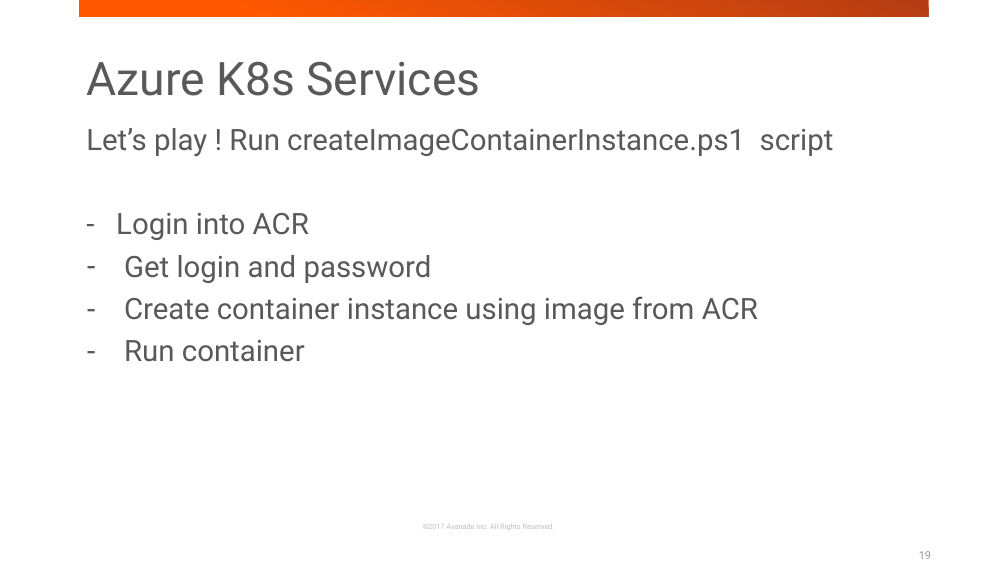
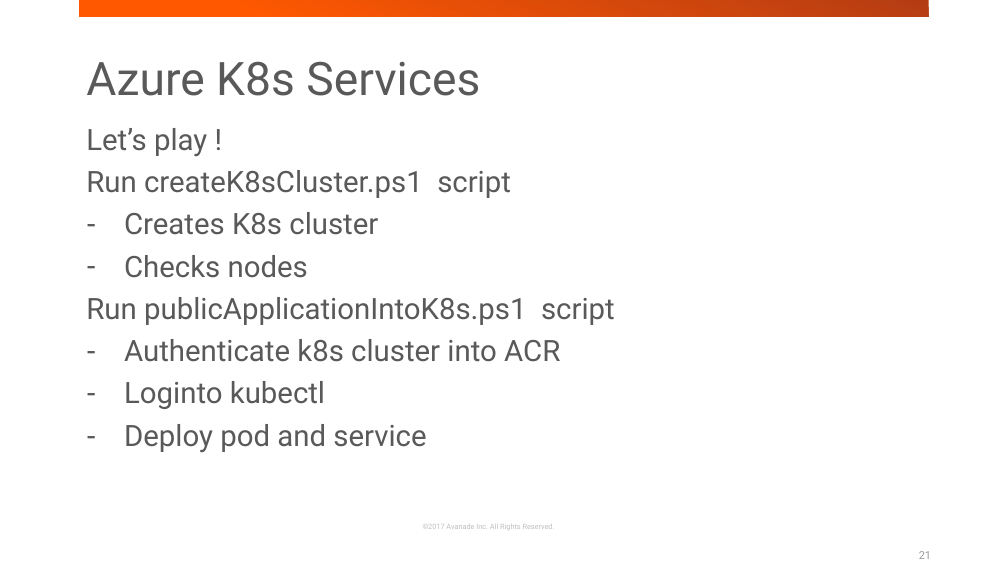
Before and after one commit to jakubgw/azure-containerization, a slide deck: slide 21 of azure-containerization.pptx (slide 19 before the commit). Drawn at 1008x567 pixels with LibreOffice and Linux fonts; fonts in the diff are those of the drawing; background and template pictures are left out. Boxes give left, top, right and bottom in pixels: in the first picture for what was removed or moved away, otherwise in the second. Text is boxed around its words. In the diff, an @@ line names an element or a change of style, - is before the commit and + after.

```diff
--- a/azure-containerization.pptx
+++ b/azure-containerization.pptx
@@ text at box(86, 128, 615, 452): text changed @@
-Let’s play ! Run createImageContainerInstance.ps1 script
-- Login into ACR
-– Get login and password
-– Create container instance using image from ACR
-– Run container
+Let’s play !
+Run createK8sCluster.ps1 script
+– Creates K8s cluster
+– Checks nodes
+Run publicApplicationIntoK8s.ps1 script
+– Authenticate k8s cluster into ACR
+– Loginto kubectl
+– Deploy pod and service
@@ page number at box(919, 551, 931, 559): text changed @@
-19
+21
```
Also in this commit, not shown: 5 slides added, 1 slide removed, 6 other files.
